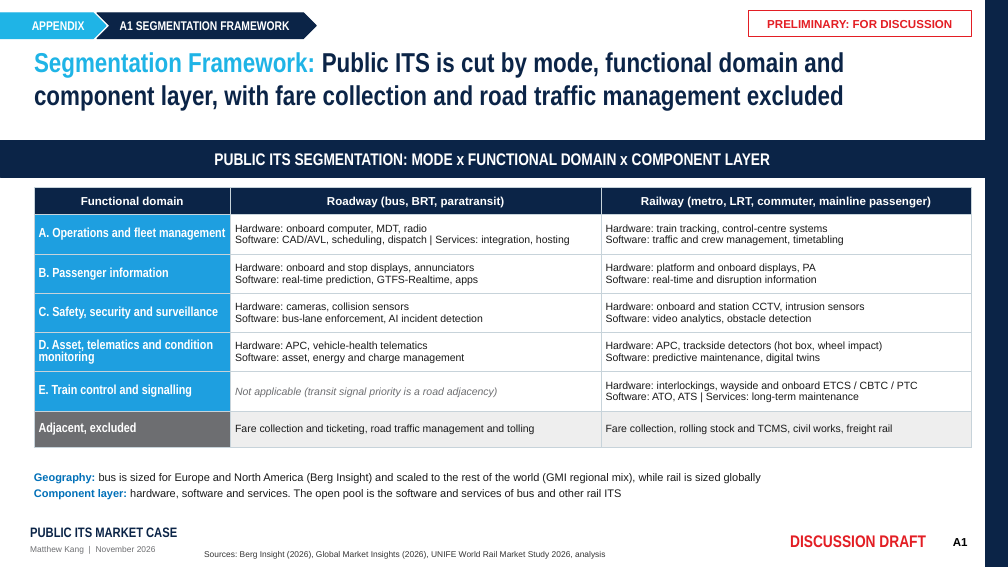
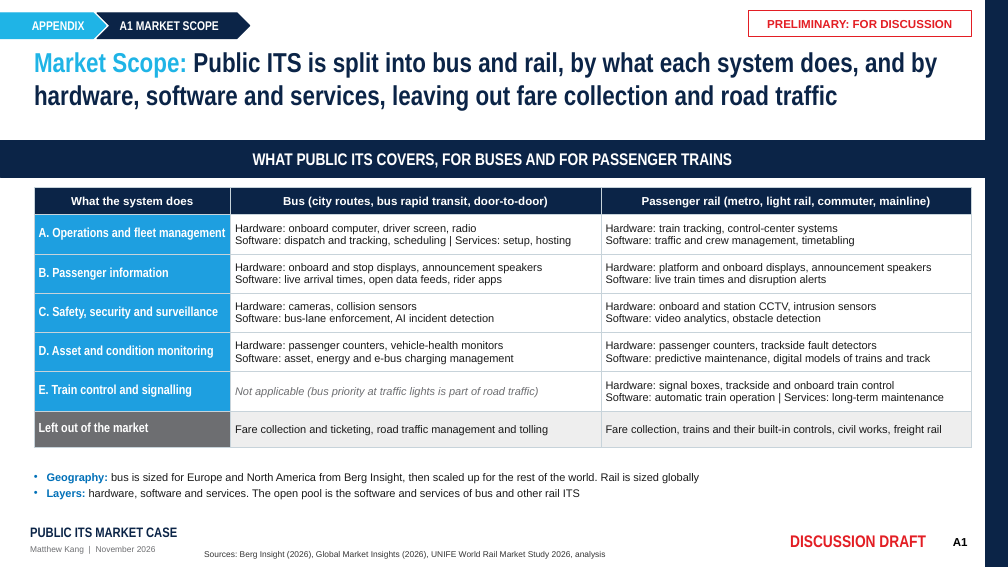
Before and after one commit to matthewkang858/Project-2-, a slide deck: slide 2 of its-market-case/deck/Public_ITS_Market_Case_Appendix.pptx. Drawn at 1008x567 pixels with LibreOffice and Linux fonts; fonts in the diff are those of the drawing. Boxes give left, top, right and bottom in pixels: in the first picture for what was removed or moved away, otherwise in the second. Text is boxed around its words. In the diff, an @@ line names an element or a change of style, - is before the commit and + after.

```diff
--- a/its-market-case/deck/Public_ITS_Market_Case_Appendix.pptx
+++ b/its-market-case/deck/Public_ITS_Market_Case_Appendix.pptx
@@ chevron: place and size @@
-chevron at (97,13,316,39)
+chevron at (97,13,250,39)
@@ text at (120,21,219,30): text changed @@
-A1 SEGMENTATION FRAMEWORK
+A1 MARKET SCOPE
@@ title at (34,52,937,110): text changed @@
-Segmentation Framework: Public ITS is cut by mode, functional domain and component layer, with fare collection and road traffic management excluded
+Market Scope: Public ITS is split into bus and rail, by what each system does, and by hardware, software and services, leaving out fare collection and road traffic
@@ text at (253,153,732,168): text changed @@
-PUBLIC ITS SEGMENTATION: MODE x FUNCTIONAL DOMAIN x COMPONENT LAYER
+WHAT PUBLIC ITS COVERS, FOR BUSES AND FOR PASSENGER TRAINS
@@ table at (34,188,972,439) @@
-row 1: Functional domain | Roadway (bus, BRT, paratransit) | Railway (metro, LRT, commuter, mainline passenger)
+row 1: What the system does | Bus (city routes, bus rapid transit, door-to-door) | Passenger rail (metro, light rail, commuter, mainline)
-row 2, column 2: Hardware: onboard computer, MDT, radio / Software: CAD/AVL, scheduling, dispatch | Services: integration, hosting
+row 2, column 2: Hardware: onboard computer, driver screen, radio / Software: dispatch and tracking, scheduling | Services: setup, hosting
-row 2, column 3: Hardware: train tracking, control-centre systems / Software: traffic and crew management, timetabling
+row 2, column 3: Hardware: train tracking, control-center systems / Software: traffic and crew management, timetabling
-row 3, column 2: Hardware: onboard and stop displays, annunciators / Software: real-time prediction, GTFS-Realtime, apps
+row 3, column 2: Hardware: onboard and stop displays, announcement speakers / Software: live arrival times, open data feeds, rider apps
-row 3, column 3: Hardware: platform and onboard displays, PA / Software: real-time and disruption information
+row 3, column 3: Hardware: platform and onboard displays, announcement speakers / Software: live train times and disruption alerts
-row 5: D. Asset, telematics and condition monitoring | Hardware: APC, vehicle-health telematics / Software: asset, energy and charge management | Hardware: APC, trackside detectors (hot box, wheel impact) / Software: predictive maintenance, digital twins
+row 5: D. Asset and condition monitoring | Hardware: passenger counters, vehicle-health monitors / Software: asset, energy and e-bus charging management | Hardware: passenger counters, trackside fault detectors / Software: predictive maintenance, digital models of trains and track
-row 6, column 2: Not applicable (transit signal priority is a road adjacency)
+row 6, column 2: Not applicable (bus priority at traffic lights is part of road traffic)
-row 6, column 3: Hardware: interlockings, wayside and onboard ETCS / CBTC / PTC / Software: ATO, ATS | Services: long-term maintenance
+row 6, column 3: Hardware: signal boxes, trackside and onboard train control / Software: automatic train operation | Services: long-term maintenance
-row 7, column 1: Adjacent, excluded
+row 7, column 1: Left out of the market
-row 7, column 3: Fare collection, rolling stock and TCMS, civil works, freight rail
+row 7, column 3: Fare collection, trains and their built-in controls, civil works, freight rail
@@ size 10 to 10.5 pt in "Hardware: cameras, collision sensors", "Software: bus-lane enforcement, AI incident detection", "Hardware: onboard and station CCTV, intrusion sensors", "Software: video analytics, obstacle detection" and 1 more places @@
@@ text at (47,473,699,500): text changed @@
-• Geography: bus is sized for Europe and North America (Berg Insight) and scaled to the rest of the world (GMI regional mix), while rail is sized globally
-• Component layer: hardware, software and services. The open pool is the software and services of bus and other rail ITS
+• Geography: bus is sized for Europe and North America from Berg Insight, then scaled up for the rest of the world. Rail is sized globally
+• Layers: hardware, software and services. The open pool is the software and services of bus and other rail ITS
```
Also in this commit, not shown: 6 other slides changed, 3 other files.
